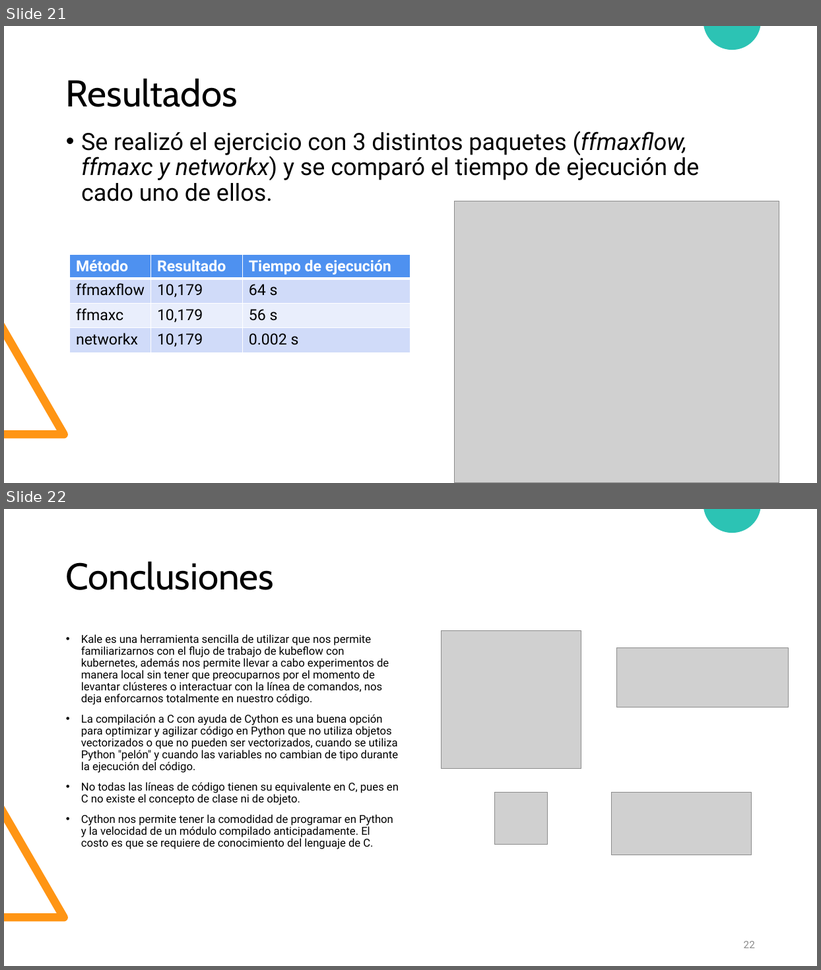
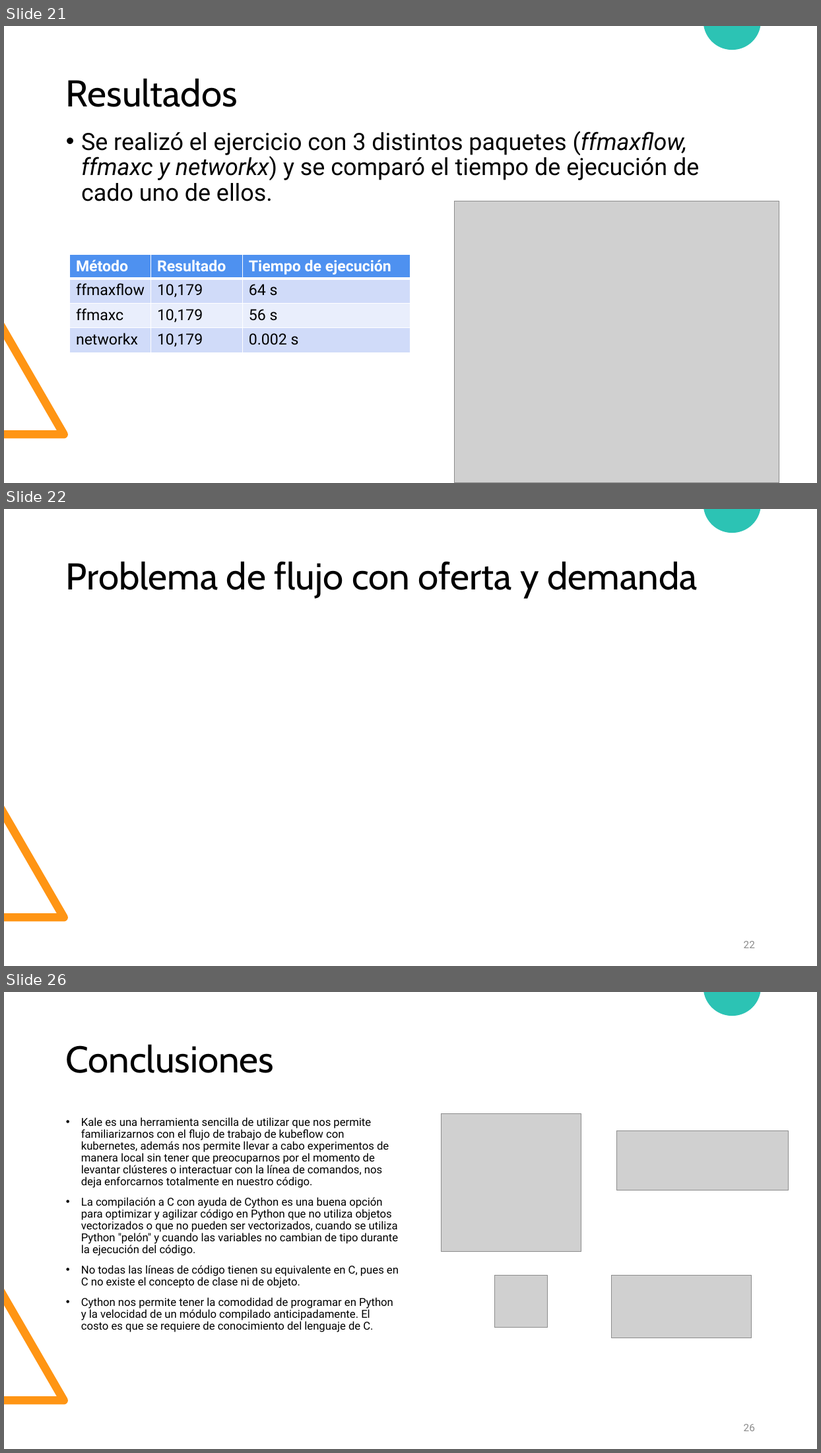
Before and after one commit to diramtz/ProyectoFinal_MaxFlow, a slide deck: documentos/Presentacion_ffmf.pptx. Shown one above the other, each under a label of ours: slides 21 and 22 before the commit, slides 21, 22 and 26 after it; the slides between them are not shown. The pictures are 821x970 and 821x1453 pixels, drawn with LibreOffice and Linux fonts; fonts in the diff are those of the drawing; grey boxes stand for pictures. Boxes give left, top, right and bottom in pixels: in the first picture for what was removed or moved away, otherwise in the second. Text is boxed around its words. In the diff, an @@ line names an element or a change of style, - is before the commit and + after.

```diff
--- a/documentos/Presentacion_ffmf.pptx
+++ b/documentos/Presentacion_ffmf.pptx
@@ slide 22 added at [4, 509, 817, 966], background #FFFFFF; not listed: 2 template elements that a slide beside it also shows @@
@@ title added at [66, 561, 698, 598], 44 pt, text #000000 @@
+Problema de flujo con oferta y demanda
@@ page number added at [744, 941, 755, 949], 12 pt, text #8C8C8C @@
+22
@@ what was slide 22 is now slide 26 @@
@@ page number at [744, 1424, 755, 1432]: text changed @@
-22
+26
```
Also in this commit, not shown: 3 other slides added, 1 other file.
